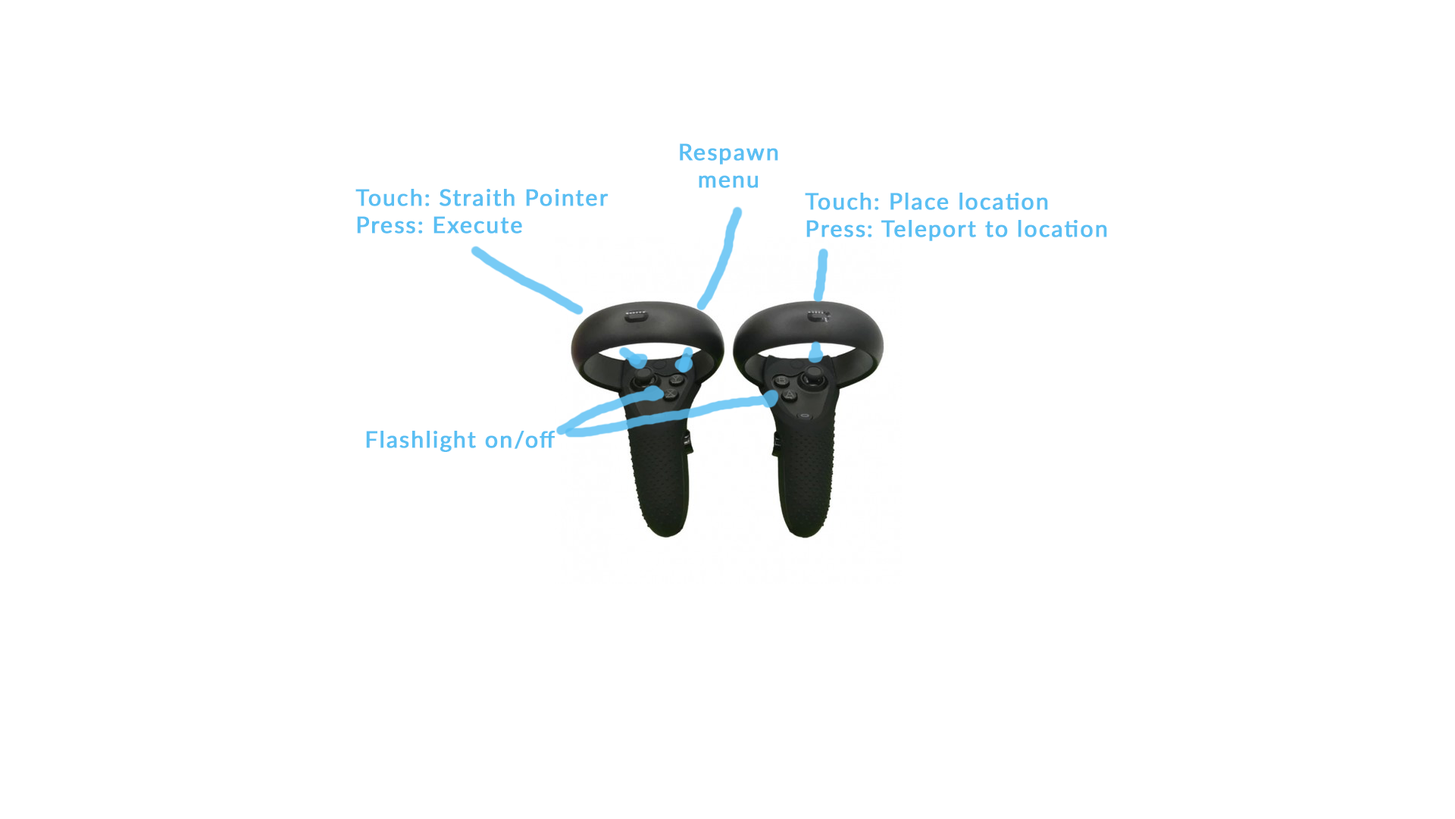
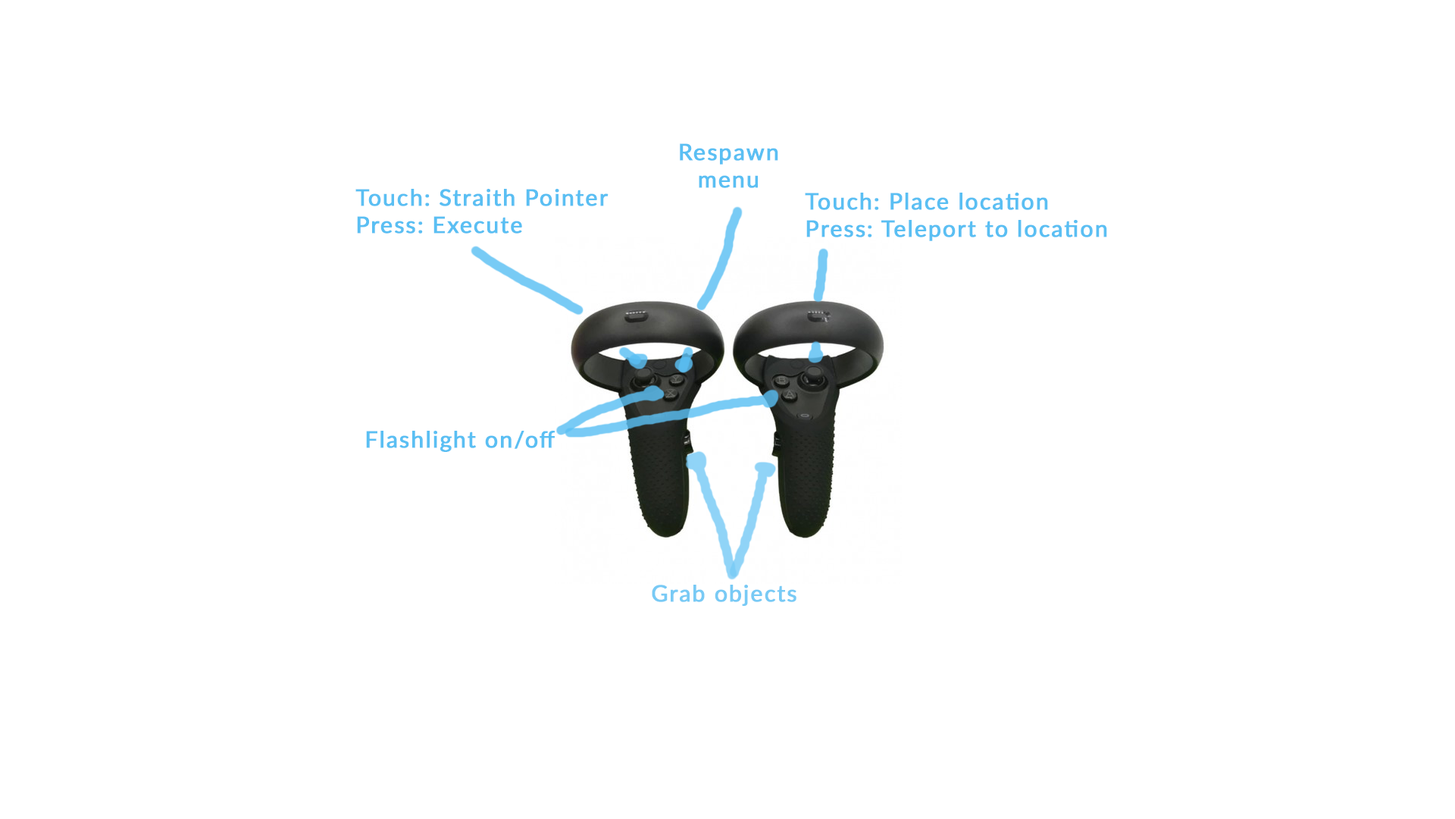
Revision of a layered 1455px x 819px image; what changed, layer by layer:
added layer "Grab objects" above "Ebene 1" over box(651, 584, 797, 606)
painted on "Ebene 1" over box(685, 450, 777, 580)
